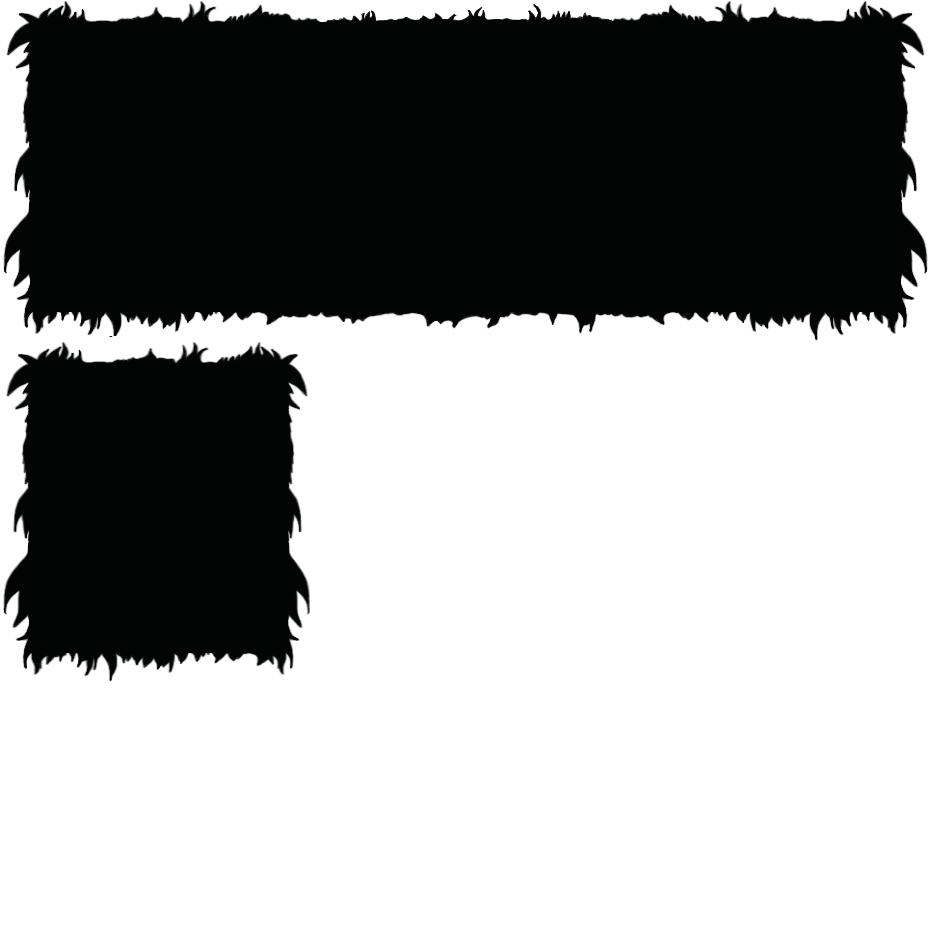
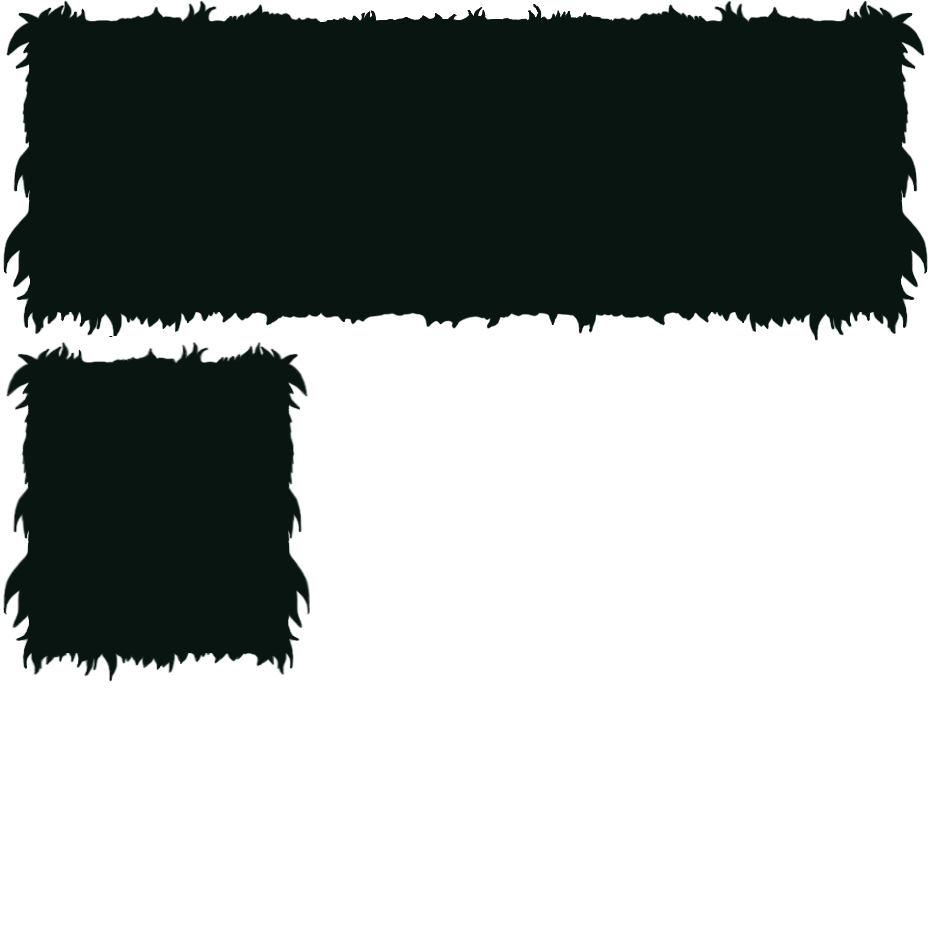
Layered file, before and after one edit (930×930). Changes by layer:
added layer "Layer 6" above "Layer 3 copy 3" over (x1=3, y1=0, x2=928, y2=681)
hid "Layer 3 copy 3" over (x1=3, y1=0, x2=928, y2=681)
